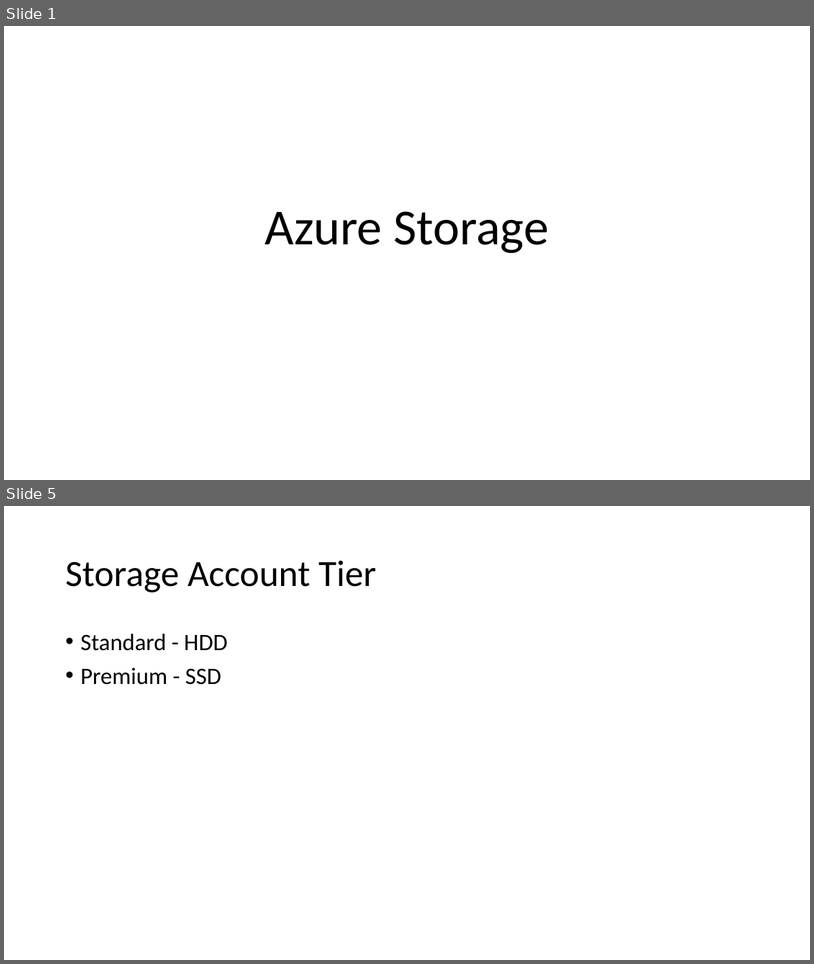
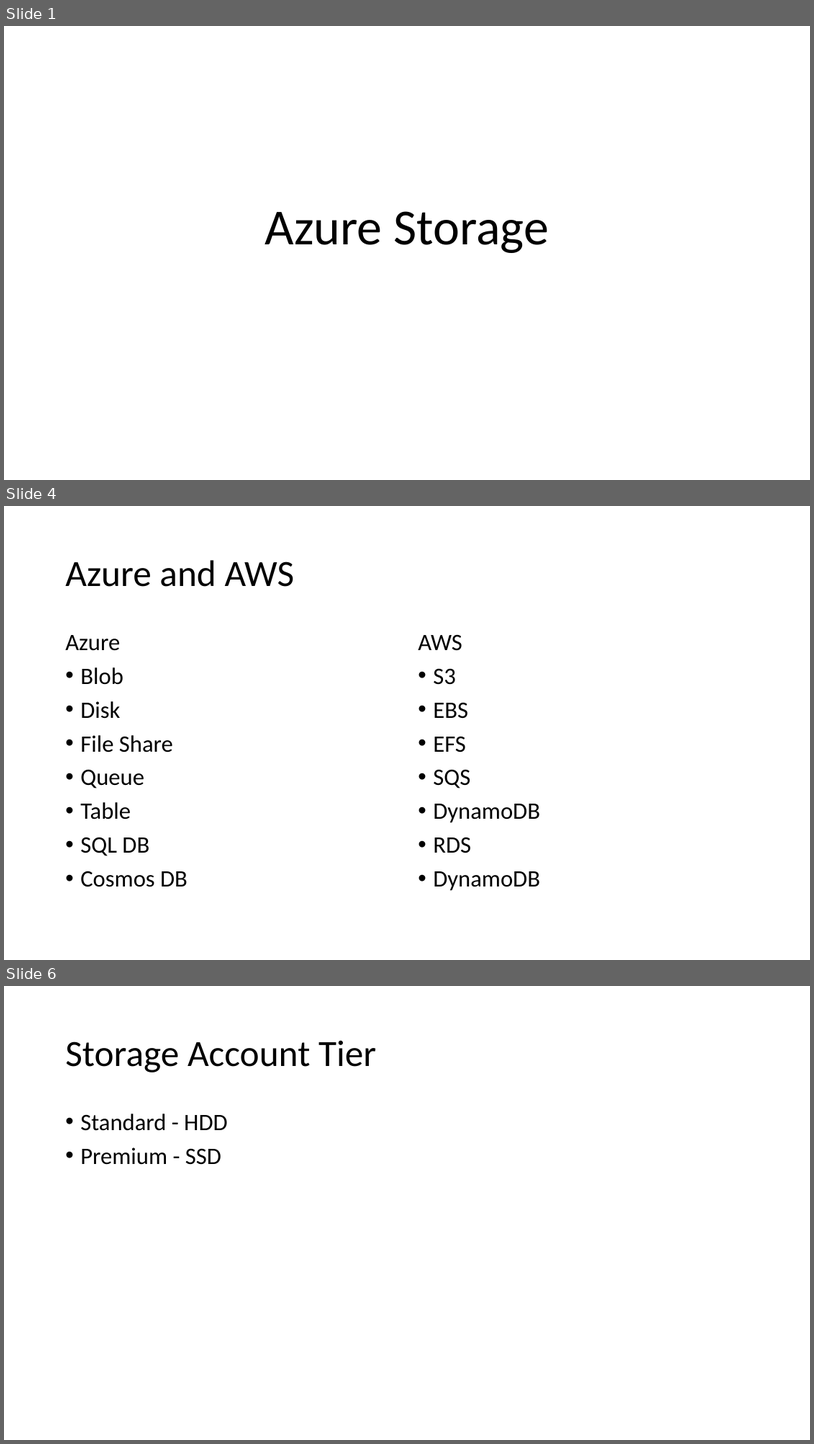
Before and after one commit to Anwarthajudeen/09Sep-AZ104, a slide deck: Azure Storage.pptx. Shown one above the other, each under a label of ours: slides 1 and 5 before the commit, slides 1, 4 and 6 after it; the slides between them are not shown. The pictures are 814x964 and 814x1444 pixels, drawn with LibreOffice and Linux fonts; fonts in the diff are those of the drawing. Boxes give left, top, right and bottom in pixels: in the first picture for what was removed or moved away, otherwise in the second. Text is boxed around its words. In the diff, an @@ line names an element or a change of style, - is before the commit and + after.

```diff
--- a/Azure Storage.pptx
+++ b/Azure Storage.pptx
@@ slide 4 added at <box>4,506,810,960</box>, background #FFFFFF @@
@@ title added at <box>65,560,295,587</box>, 44 pt, text #000000 @@
+Azure and AWS
@@ text added at <box>65,635,188,887</box>, 28 pt, text #000000 @@
+Azure
+• Blob
+• Disk
+• File Share
+• Queue
+• Table
+• SQL DB
+• Cosmos DB
@@ text added at <box>418,634,540,890</box>, 28 pt, text #000000 @@
+AWS
+• S3
+• EBS
+• EFS
+• SQS
+• DynamoDB
+• RDS
+• DynamoDB
@@ what was slide 5 is now slide 6 @@
```
Also in this commit, not shown: 17 other slides added.
